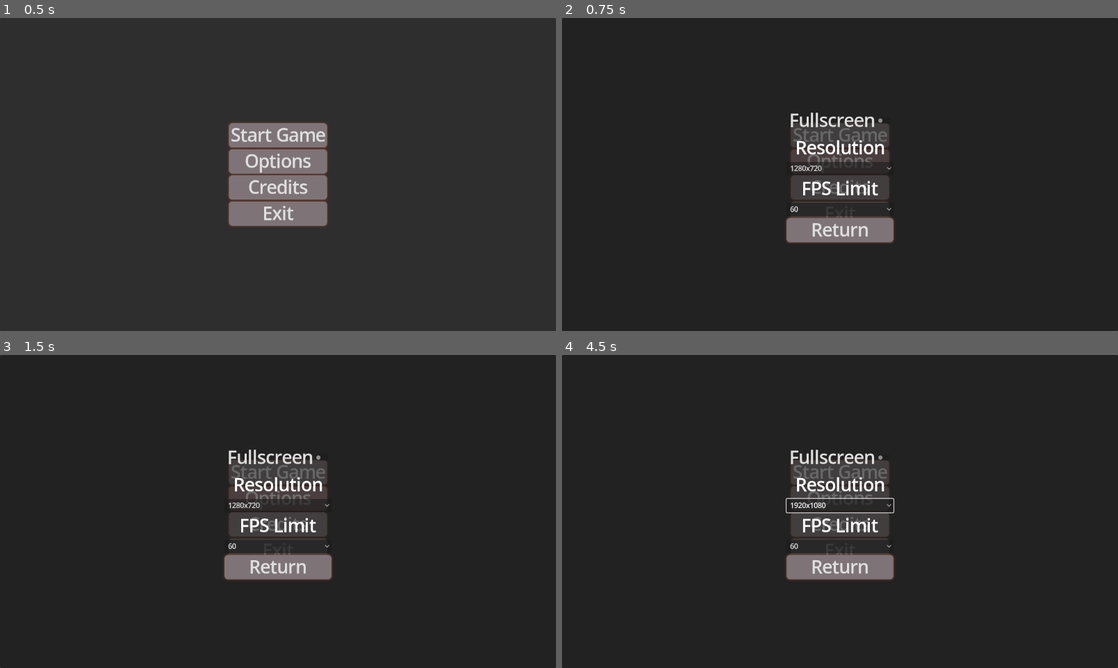
Above: before the commit, frames 1-4 (two rows, left to right).
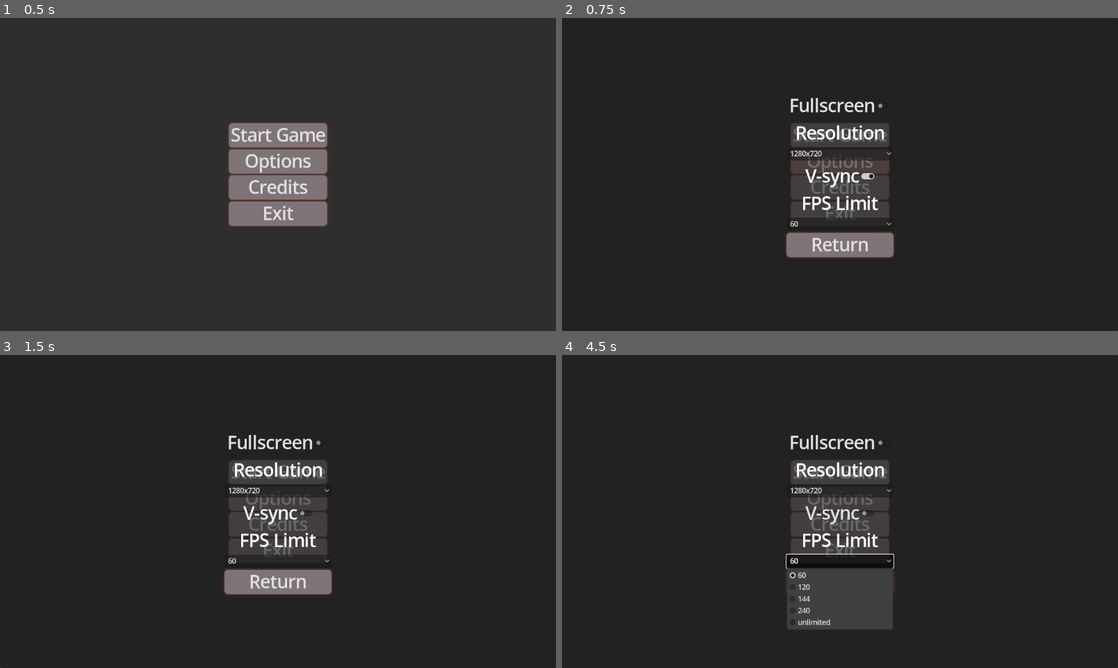
Above: after the commit, the same moments.

Repository: Redii9/Projekt_Gra_FPS
Game: Godot game, scene res://Scenes/menu.tscn
Two runs of this game, one before a commit and one after it. Both use one fixed random seed, a clock stepped at 60 frames per second and the inputs below.
Inputs (mouse positions are in pixels of both pictures, inside the frame that each line leads up to):
- Up to frame 1 (0.5 s): no input
- Up to frame 2 (0.75 s): click "Options" at 0.5 s
- Up to frame 3 (1.5 s): click (278, 514) at 1.25 s, where only the run after the commit has a clickable "V-sync"
- Up to frame 4 (4.5 s): click "Start Game" at 2 s; click "Start Game" at 2.75 s; click "1280x720" at 3.5 s; click "60" at 4.25 s

Frame 1 is identical in both runs. In frame 2, 5.7% of the frame differs, in the area x 40-60%, y 25-77%; in frame 3, 5.3%; in frame 4, 8.3%, in the area x 40-60%, y 25-88%.

Commit message:
Opcje
- Dodano V-sync
- V-sync zostaje zapisywany do pliku i wczytywany z niego

Diff:
--- a/Scenes/options.tscn
+++ b/Scenes/options.tscn
@@ -41,7 +41,7 @@
 shadow_color = Color(0.443323, 0.234534, 0.161196, 0.6)
 shadow_size = 5
 
-[node name="Options" type="Control" node_paths=PackedStringArray("fullscreen_button", "resolutions_button", "fps_button")]
+[node name="Options" type="Control" node_paths=PackedStringArray("fullscreen_button", "resolutions_button", "fps_button", "v_sync_button")]
 layout_mode = 3
 anchors_preset = 15
 anchor_right = 1.0
@@ -52,6 +52,7 @@
 fullscreen_button = NodePath("Control/VBoxContainer/fullscreen")
 resolutions_button = NodePath("Control/VBoxContainer/resolutions")
 fps_button = NodePath("Control/VBoxContainer/fps")
+v_sync_button = NodePath("Control/VBoxContainer/v_sync")
 
 [node name="Panel" type="Panel" parent="."]
 layout_mode = 1
@@ -112,6 +113,13 @@
 popup/item_2/text = "1920x1080"
 popup/item_2/id = 2
 
+[node name="v_sync" type="CheckButton" parent="Control/VBoxContainer"]
+layout_mode = 2
+size_flags_horizontal = 4
+theme_override_font_sizes/font_size = 40
+theme_override_styles/focus = SubResource("StyleBoxFlat_prnvy")
+text = "V-sync"
+
 [node name="Label2" type="Label" parent="Control/VBoxContainer"]
 layout_mode = 2
 theme_override_font_sizes/font_size = 40
@@ -143,5 +151,6 @@
 
 [connection signal="toggled" from="Control/VBoxContainer/fullscreen" to="." method="_on_fullscreen_toggled"]
 [connection signal="item_selected" from="Control/VBoxContainer/resolutions" to="." method="_on_resolutions_item_selected"]
+[connection signal="toggled" from="Control/VBoxContainer/v_sync" to="." method="_on_v_sync_toggled"]
 [connection signal="item_selected" from="Control/VBoxContainer/fps" to="." method="_on_fps_item_selected"]
 [connection signal="pressed" from="Control/VBoxContainer/return" to="." method="_on_return_pressed"]
--- a/Scripts/menu.gd
+++ b/Scripts/menu.gd
@@ -18,6 +18,7 @@
 	load_fullscreen()
 	load_resolutions()
 	load_fps_limit()
+	load_v_sync()
 	# sciezka do katalogu testowanie:
 	print("Ścieżka do katalogu user://: ", OS.get_user_data_dir())
 	OS.shell_open(OS.get_user_data_dir())
@@ -93,3 +94,10 @@
 		Engine.max_fps = selected_fps
 		config.set_value("video", "fps", 0)
 		config.save("user://settings.cfg")
+
+func load_v_sync() -> void:
+	var v_sync = config.get_value("video", "v_sync", true)
+	if v_sync:
+		DisplayServer.window_set_vsync_mode(DisplayServer.VSYNC_ENABLED)
+	else:
+		DisplayServer.window_set_vsync_mode(DisplayServer.VSYNC_DISABLED)
--- a/Scripts/options.gd
+++ b/Scripts/options.gd
@@ -6,6 +6,7 @@
 @export var fullscreen_button: CheckButton
 @export var resolutions_button: OptionButton
 @export var fps_button: OptionButton
+@export var v_sync_button: CheckButton
 
 var resolutions: Array[Vector2] = []
 var fps_limits: Array = []
@@ -15,6 +16,7 @@
 	load_fullscreen()
 	load_resolutions()
 	load_fps_limit()
+	load_v_sync()
 
 func _on_return_pressed() -> void:
 	# Usuniecie wszystkich instancji w grupie
@@ -83,3 +85,22 @@
 
 func _on_fps_item_selected(index: int) -> void:
 	set_fps_limit(index)
+
+func load_v_sync() -> void:
+	var v_sync = config.get_value("video", "v_sync", true)
+	v_sync_button.button_pressed = v_sync
+	set_v_sync(v_sync)
+	print("Loaded, ", v_sync)
+
+func set_v_sync(toggled_on: bool) -> void:
+	if toggled_on:
+		DisplayServer.window_set_vsync_mode(DisplayServer.VSYNC_ENABLED)
+		print("Enabled")
+	else:
+		DisplayServer.window_set_vsync_mode(DisplayServer.VSYNC_DISABLED)
+		print("Disabled")
+	config.set_value("video", "v_sync", toggled_on)
+	config.save("user://settings.cfg")
+
+func _on_v_sync_toggled(toggled_on: bool) -> void:
+	set_v_sync(toggled_on)
